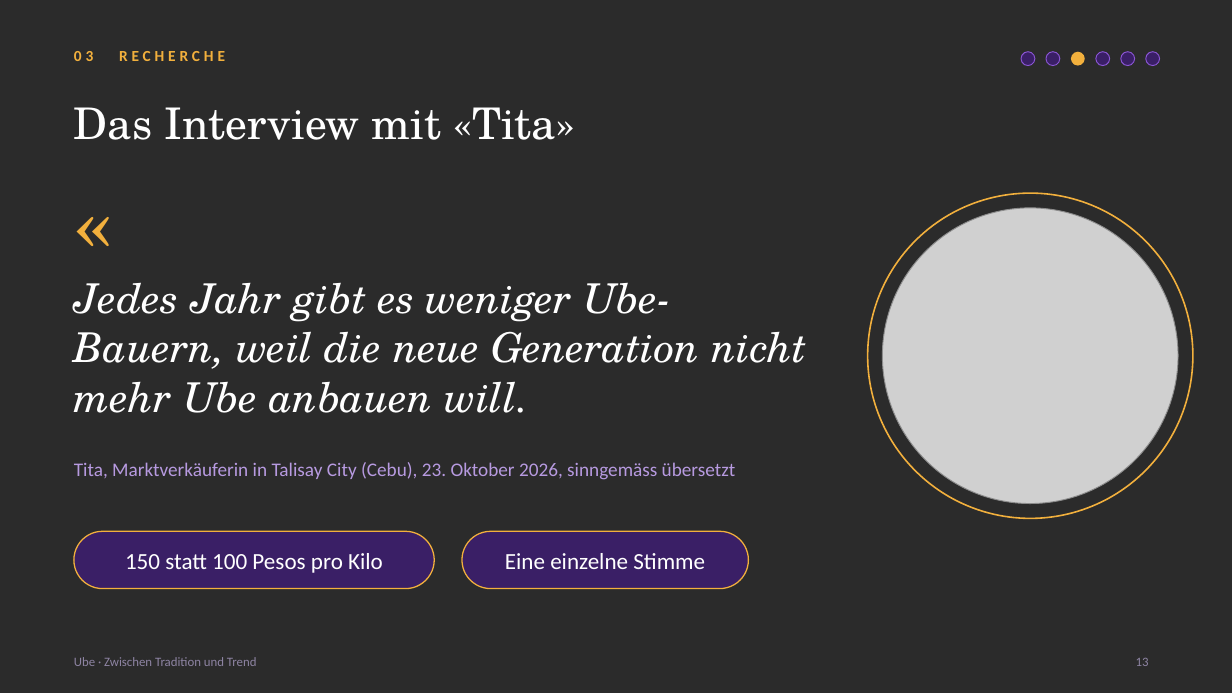
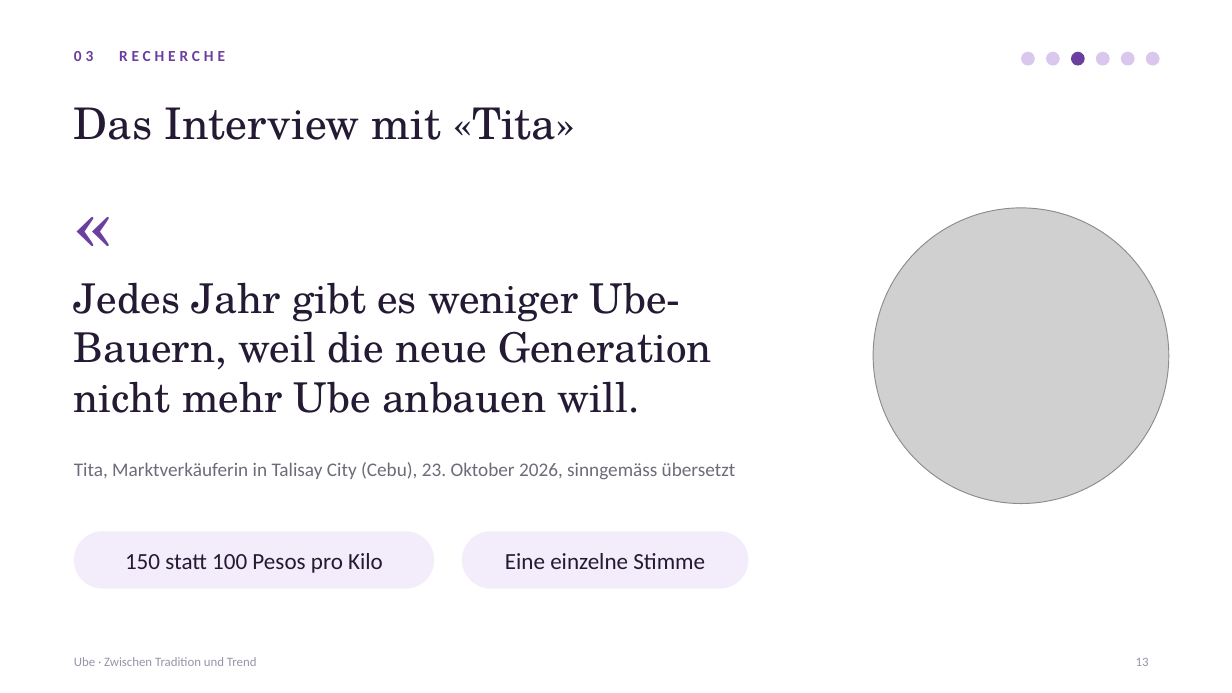
Before and after one commit to aezripeglow-collab/Ube-Sachbuch-Maturaarbeit, a slide deck: slide 13 of Ube Sachbuch Maturaarbeit/08 Präsentation/Ube_Maturapraesentation.pptx. Drawn at 1232x693 pixels with LibreOffice and Linux fonts; fonts in the diff are those of the drawing; grey boxes stand for pictures; background and template pictures are left out; a plain dark background stands for a picture behind light text. Boxes give left, top, right and bottom in pixels: in the first picture for what was removed or moved away, otherwise in the second. Text is boxed around its words. In the diff, an @@ line names an element or a change of style, - is before the commit and + after.

```diff
--- a/Ube Sachbuch Maturaarbeit/08 Präsentation/Ube_Maturapraesentation.pptx
+++ b/Ube Sachbuch Maturaarbeit/08 Präsentation/Ube_Maturapraesentation.pptx
@@ background picture (left out) to #FFFFFF @@
@@ text "03 RECHERCHE" at <box>74,51,225,61</box>: text colour #F2B03D to #6A3FA0 @@
@@ ellipse at <box>1071,52,1085,66</box>: fill #F2B03D to #6A3FA0 @@
@@ fill #3A1F66 to #D9C7EE; outline #8A55D4 0.75 pt to none in 5 elements at <box>1021,52,1035,66</box>, <box>1046,52,1060,66</box>, <box>1096,52,1110,66</box>, <box>1121,52,1135,66</box>, <box>1146,52,1160,66</box> @@
@@ text "«" at <box>74,162,166,245</box>: text colour #F2B03D to #6A3FA0 @@
@@ ellipse removed at <box>868,193,1193,518</box> @@
@@ picture: place and size @@
-picture at <box>883,208,1178,504</box>
+picture at <box>873,208,1169,504</box>
@@ text "Jedes Jahr gibt es weniger ..." at <box>74,282,713,413</box>: text colour #FFFFFF to #241A33, italic off @@
@@ text "Tita, Marktverkäuferin in Talisay City ..." at <box>74,462,736,480</box>: text colour #B79AE0 to #6F6A7A @@
@@ rounded rectangle at <box>74,531,434,589</box>: fill #3A1F66 to #F3ECFA; outline #F2B03D 1 pt to none @@
@@ text colour #FFFFFF to #241A33 in 3 elements at <box>74,107,575,140</box>, <box>125,553,383,573</box>, <box>505,553,705,569</box> @@
@@ rounded rectangle at <box>462,531,749,589</box>: fill #3A1F66 to #F3ECFA; outline #F2B03D 1 pt to none @@
@@ text "Ube · Zwischen Tradition und ..." at <box>74,657,257,666</box>: text colour #8E84A3 to #9A93A8 @@
@@ page number at <box>1136,658,1149,666</box>: text colour #8E84A3 to #9A93A8 @@
```
Also in this commit, not shown: 24 other slides changed, 3 other files.
